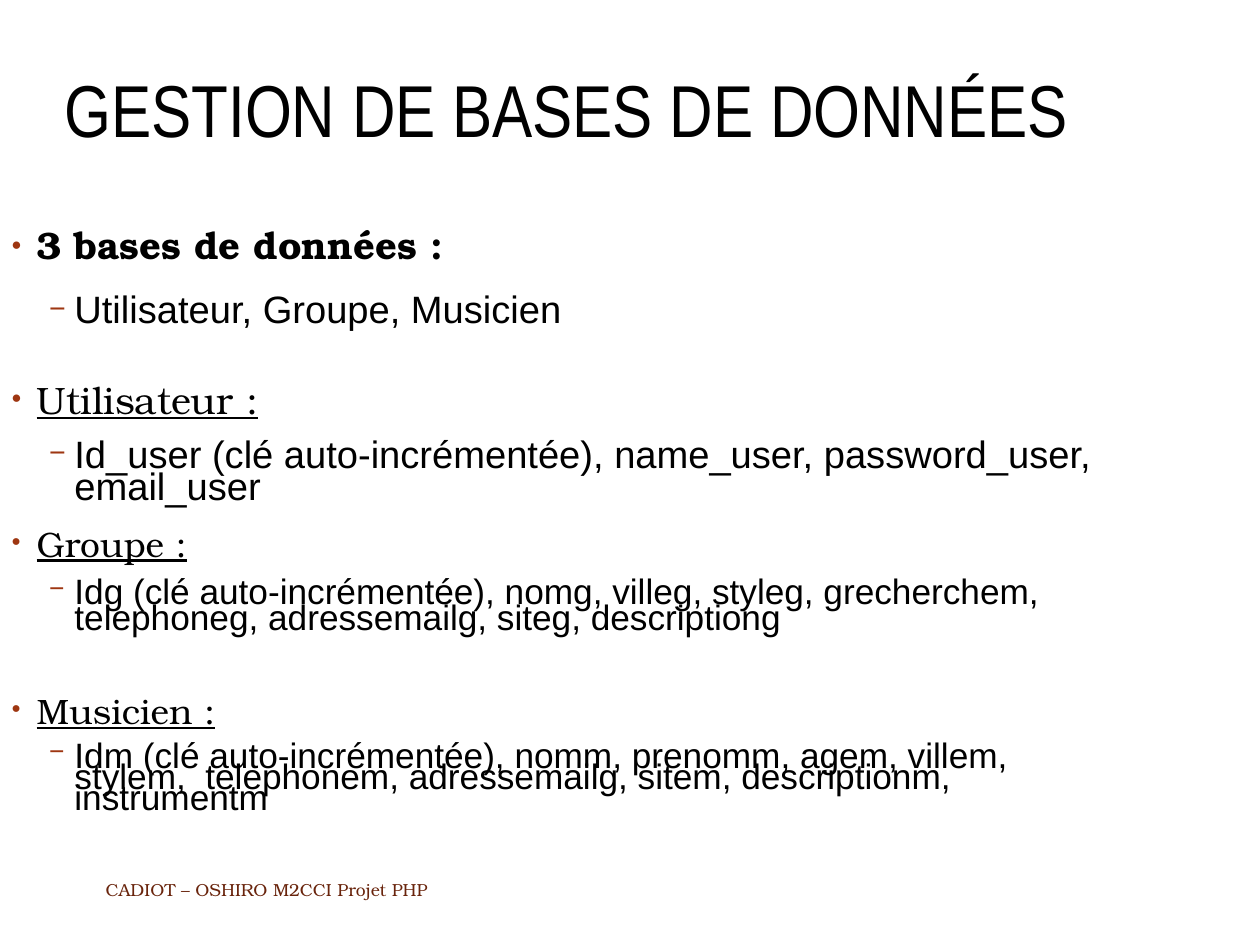
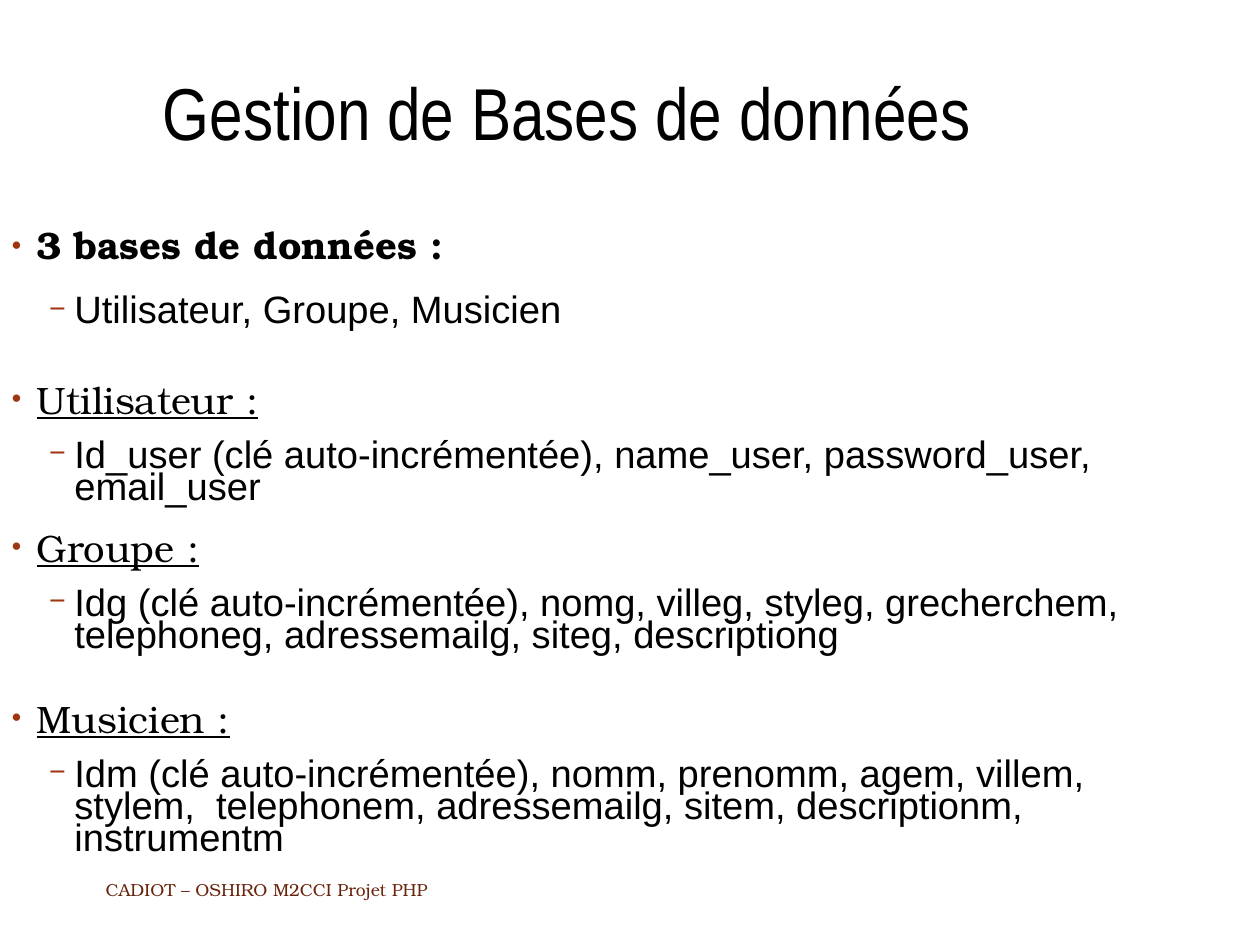
Before and after one commit to AzzakFeed/projetjava, a slide deck: slide 3 of ODT_Projet_PHP.odp. Drawn at 1260x945 pixels with LibreOffice and Linux fonts; fonts in the diff are those of the drawing; background and template pictures are left out. Boxes give left, top, right and bottom in pixels: in the first picture for what was removed or moved away, otherwise in the second. Text is boxed around its words. In the diff, an @@ line names an element or a change of style, - is before the commit and + after.

```diff
--- a/ODT_Projet_PHP.odp
+++ b/ODT_Projet_PHP.odp
@@ title at [163,86,970,141]: text changed @@
-GESTION DE BASES DE DONNÉES
+Gestion de Bases de données
@@ text "Groupe :" at [37,535,1118,656]: size 22.2 to 24 pt; line spacing 0.6 to 0.7 @@
@@ text "Musicien :" at [37,706,1084,852]: size 22.2 to 24 pt; line spacing 0.5 to 0.7 @@
```
Also in this commit, not shown: 6 other slides changed.
